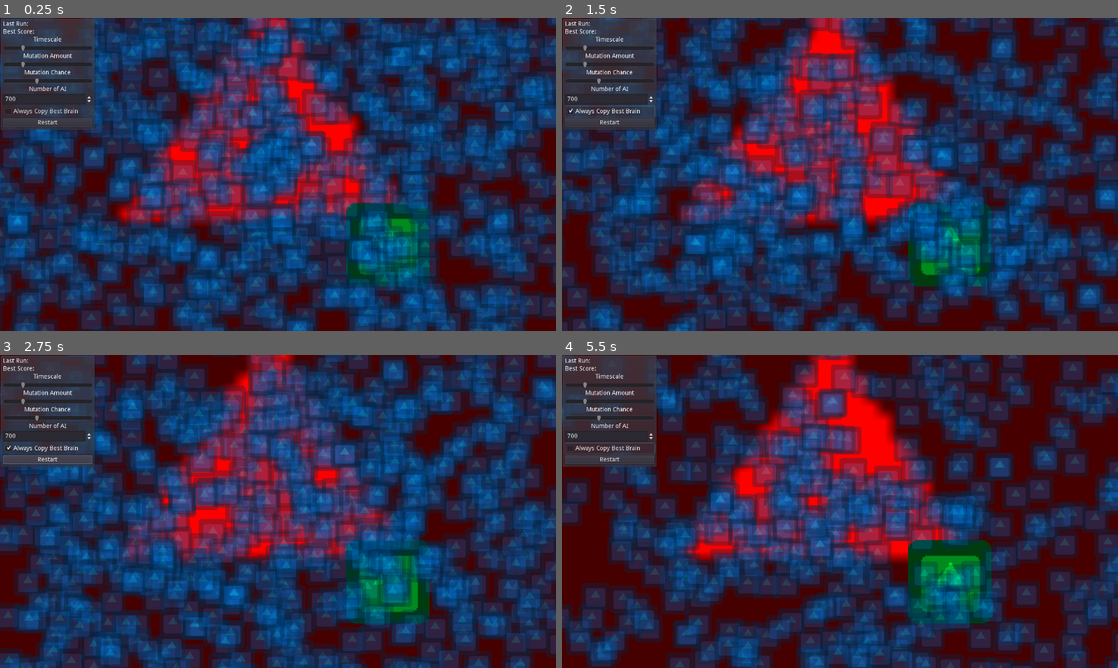
Above: before the commit, frames 1-4 (two rows, left to right).
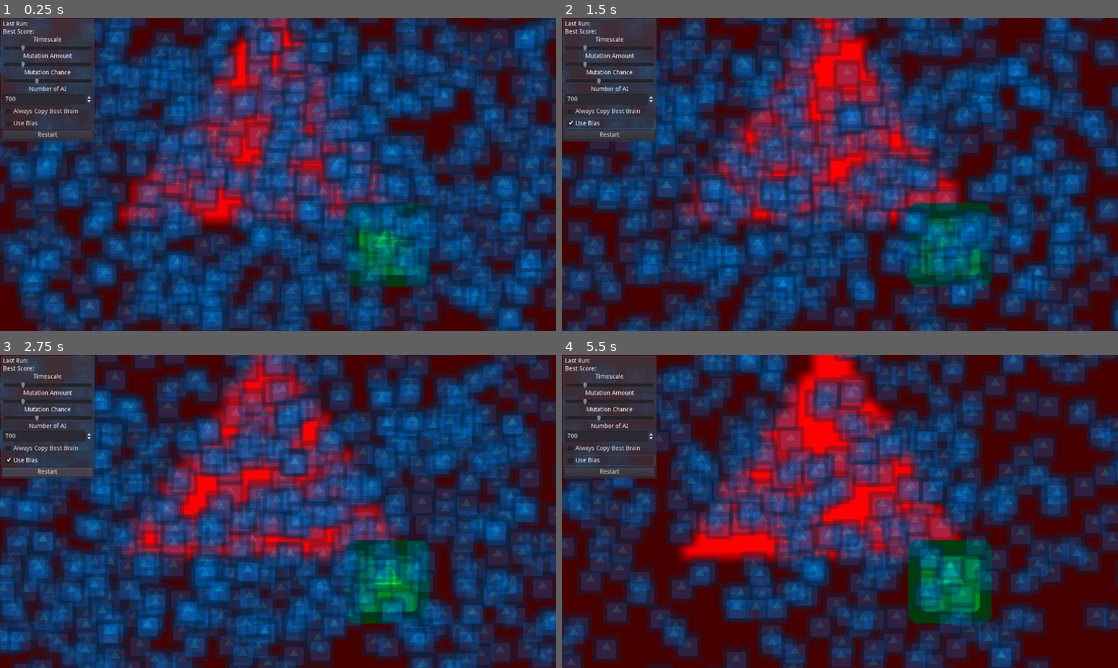
Above: after the commit, the same moments.

Repository: zomdiax5/GodotNeuralCars
Game: Godot game, scene res://Control.tscn
Same seed, same stepped clock (60 frames per second), same inputs: the game is played once before the commit and once after it. The engine's default icon, where the game draws it, is replaced by a stand-in: a white triangle on a blue panel in a dark square.
Inputs:
- Up to frame 1 (0.25 s): no input
- Up to frame 2 (1.5 s): click "Restart" at 0.5 s; click "Always Copy Best Brain" (after the commit: "Use Bias") at 1.25 s
- Up to frame 3 (2.75 s): click "Restart" at 2 s
- Up to frame 4 (5.5 s): click "Restart" at 2.75 s; click "Always Copy Best Brain" at 3.5 s; click "Always Copy Best Brain" at 4.25 s; click "Always Copy Best Brain" (after the commit: "Use Bias") at 5 s

The runs differ from the first frame. In frame 1, 70% of the frame differs, in the area x 0-100%, y 0-100%; in frame 2, 71%; in frame 3, 70%; in frame 4, 73%.

Commit message:
tooltips + bias + organisation

Diff:
--- a/AI.gd
+++ b/AI.gd
@@ -1,14 +1,6 @@
 extends KinematicBody2D
 
 onready var net :NN = $NN
-
-########################
-# TODO WHAT TO IMPROVE
-#
-# Porting to C# might give some calculation benefits
-# Add a more fun game
-#
-#########################
 var id
 
 var score :float = 0
--- a/Control.tscn
+++ b/Control.tscn
@@ -37,7 +37,7 @@
 margin_left = 7.0
 margin_top = 7.0
 margin_right = 213.0
-margin_bottom = 252.0
+margin_bottom = 279.0
 script = ExtResource( 2 )
 
 [node name="CurrentRun" type="Label" parent="CanvasLayer/Control/PanelContainer/VBoxContainer"]
@@ -62,6 +62,7 @@
 margin_top = 54.0
 margin_right = 206.0
 margin_bottom = 70.0
+hint_tooltip = "Changes how fast the simulation is ran (the faster the less accurate the tests will be)."
 max_value = 5.0
 value = 1.0
 
@@ -76,6 +77,7 @@
 margin_top = 92.0
 margin_right = 206.0
 margin_bottom = 108.0
+hint_tooltip = "How much the neural net mutates every run."
 max_value = 0.01
 step = 0.001
 value = 0.002
@@ -91,6 +93,8 @@
 margin_top = 130.0
 margin_right = 206.0
 margin_bottom = 146.0
+hint_tooltip = "0% - 100%
+The chances to mutate the neural net."
 step = 0.001
 value = 37.0
 
@@ -105,6 +109,8 @@
 margin_top = 168.0
 margin_right = 206.0
 margin_bottom = 192.0
+hint_tooltip = "Number of AI to spawn.
+[Requires pressing Restart!]"
 min_value = 1.0
 max_value = 10000.0
 value = 700.0
@@ -113,10 +119,20 @@
 margin_top = 196.0
 margin_right = 206.0
 margin_bottom = 220.0
+hint_tooltip = "The best neural net is copied to others according to the % of mutation chance, this setting will force everyone to have the mutated copy of the best net last run."
 text = "Always Copy Best Brain"
 
-[node name="Restart" type="Button" parent="CanvasLayer/Control/PanelContainer/VBoxContainer"]
+[node name="UseBias" type="CheckBox" parent="CanvasLayer/Control/PanelContainer/VBoxContainer"]
 margin_top = 224.0
 margin_right = 206.0
-margin_bottom = 244.0
+margin_bottom = 248.0
+hint_tooltip = "Add Bias to the output of the neurons.
+Might help the net train, but might also make the results worse."
+text = "Use Bias"
+
+[node name="Restart" type="Button" parent="CanvasLayer/Control/PanelContainer/VBoxContainer"]
+margin_top = 252.0
+margin_right = 206.0
+margin_bottom = 272.0
+hint_tooltip = "Restarts the simulation."
 text = "Restart"
--- a/Global.gd
+++ b/Global.gd
@@ -9,6 +9,8 @@
 
 var always_copy_brain :bool = false
 
+var use_bias :bool = false
+
 signal next_run(number,best)
 signal restart
 
--- a/NN.gd
+++ b/NN.gd
@@ -33,7 +33,8 @@
 			new_node.weights.append(rand_range(-1,1))
 
 	new_node.bias = rand_range(-0.1,0.1)
-	new_node.weights.append(rand_range(-1,1))
+	if not Global.use_bias:
+		new_node.bias = 0
 	return new_node
 
 var results
--- a/NNode.gd
+++ b/NNode.gd
@@ -13,10 +13,10 @@
 
 
 func activation_function(sum :float):
-	return (sum*3) / (1 + abs(sum*3))+bias
+	return ((sum*3) / (1 + abs(sum*3)))#+bias
 	#return tanh(sum)
 
-func calculate(inputs = []): # TODO add bias
+func calculate(inputs = []):
 	sum = 0
 	for i in inputs.size():
 		sum += inputs[i].value * weights[i]
@@ -36,3 +36,6 @@
 		weights[i] += change
 		weights[i] = clamp(weights[i],-1.0,1.0)
 	bias = rand_range(-0.1,0.1)
+
+	if not Global.use_bias:
+		bias = 0
--- a/Trainer.gd
+++ b/Trainer.gd
@@ -13,6 +13,9 @@
 	if !ran:
 		Global.connect("restart",self,"restart")
 		ran = true
+
+
+func setup():
 	for i in range(0,Global.amount_of_AI):
 		var scene = AI.instance()
 		add_child(scene)
@@ -30,7 +33,7 @@
 		child.queue_free()
 	run = 0
 	timer = 0
-	_ready()
+	setup()
 
 func next_run():
 	run += 1
@@ -57,6 +60,11 @@
 	print("Starting round %s..." % run)
 	print("Previous best score: %s" % best_score)
 	Global.emit_signal("next_run",run,best_score)
+
+	reset_world()
+
+
+func reset_world():
 	var last_position = target.global_position
 	while(true):
 		target.global_position = Vector2(
--- a/UI.gd
+++ b/UI.gd
@@ -17,6 +17,9 @@
 	$CopyBrain.connect("toggled",Global,"setval",["always_copy_brain"])
 	Global.setval($CopyBrain.pressed,"always_copy_brain")
 
+	$UseBias.connect("toggled",Global,"setval",["use_bias"])
+	Global.setval($UseBias.pressed,"use_bias")
+
 	$Restart.connect("pressed",Global,"emit_signal",["restart"])
 	Global.emit_signal("restart")
 
